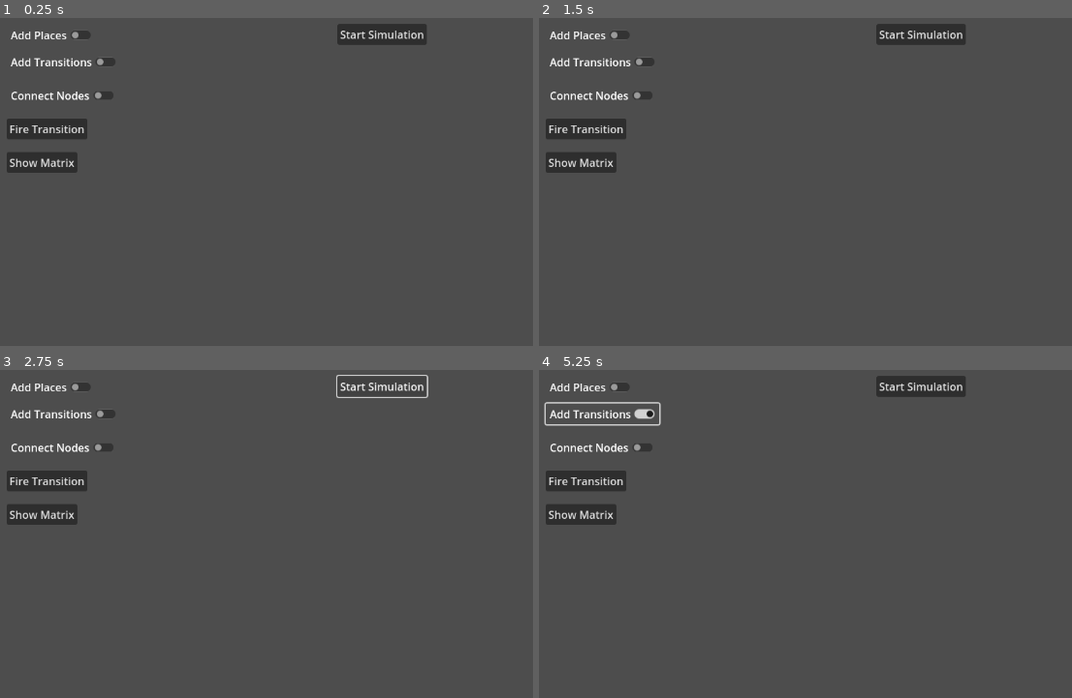
Above: before the commit, frames 1-4 (two rows, left to right).
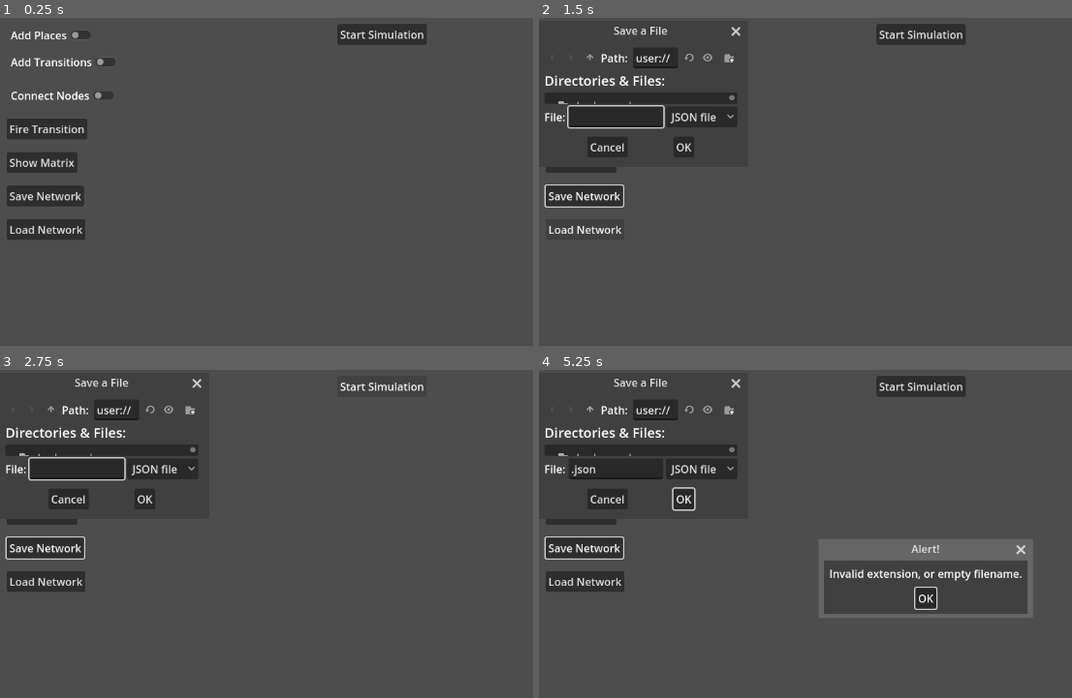
Above: after the commit, the same moments.

Repository: UltraMarineOwl/FuzzyPetriNetSim
Game: Godot game, scene res://Scenes/main.tscn
Same seed, same stepped clock (60 frames per second), same inputs: the game is played once before the commit and once after it.
Inputs (mouse positions are in pixels of both pictures, inside the frame that each line leads up to):
- Up to frame 1 (0.25 s): no input
- Up to frame 2 (1.5 s): click (586, 195) at 0.5 s, where only the run after the commit has a clickable "Save Network"; click (586, 227) at 1.25 s, where only the run after the commit has a clickable "Load Network"
- Up to frame 3 (2.75 s): click "Start Simulation" at 2 s
- Up to frame 4 (5.25 s): click "Start Simulation" at 2.75 s; click (682, 497) at 3.5 s, where only the run after the commit has a clickable "OK"; click (682, 497) at 4.25 s, where only the run after the commit has a clickable "OK"; click (592, 409) at 5.02 s

The runs differ from the first frame. In frame 1, 1.7% of the frame differs, in the area x 1-16%, y 51-68%; in frame 2, 6.4%; in frame 3, 7.3%; in frame 4, 11%, in the area x 0-93%, y 2-76%.

Commit message:
Fix connection update, saving system

Diff:
--- a/Scripts/Place.gd
+++ b/Scripts/Place.gd
@@ -40,7 +40,6 @@
 		if event.button_index == MOUSE_BUTTON_LEFT:
 			var mouse_pos = get_global_mouse_position()
 			if event.pressed and _is_mouse_over(mouse_pos):
-				_change_token_value()
 				is_dragging = true
 				drag_offset = position - mouse_pos
 			elif not event.pressed:
@@ -57,9 +56,16 @@
 				_change_token_value()
 	if event is InputEventMouseButton and event.double_click:
 		if event.button_index == MOUSE_BUTTON_LEFT:
+			is_dragging = false
 			var mouse_pos = get_global_mouse_position()
 			if _is_mouse_over(mouse_pos):
 				_prompt_token_value()
+	if event is InputEventMouseMotion and is_dragging:
+		position = get_global_mouse_position() + drag_offset
+		# После изменения позиции, перерисовать линии
+		var par = get_parent()
+		if par != null and par.has_method("_update_connections"):
+			par._update_connections()
 
 func _prompt_token_value() -> void:
 		# Создаём окно
--- a/Scripts/Transitions.gd
+++ b/Scripts/Transitions.gd
@@ -112,6 +112,12 @@
 	elif event is InputEventMouseMotion and is_dragging:
 		position = get_global_mouse_position() + drag_offset
 		_update_connections()
+	if event is InputEventMouseMotion and is_dragging:
+		position = get_global_mouse_position() + drag_offset
+		# После изменения позиции, перерисовать линии
+		var par = get_parent()
+		if par != null and par.has_method("_update_connections"):
+			par._update_connections()
 
 func _change_firing_threshold() -> void:
 	firing_threshold = max(0.0, firing_threshold - 0.1)
--- a/Scripts/main.gd
+++ b/Scripts/main.gd
@@ -5,6 +5,8 @@
 var TransitionScene = preload("res://Scenes/Transitions.tscn")
 
 @onready var connections_node: Node2D = $Connections
+@onready var file_dialog_save: FileDialog = FileDialog.new()
+@onready var file_dialog_load: FileDialog = FileDialog.new()
 
 # Переменные для кнопок режимов
 var place_mode_button: CheckButton
@@ -12,6 +14,8 @@
 var connect_mode_button: CheckButton
 var fire_button: Button  # Если необходимо
 var show_matrix: Button
+var save_button: Button
+var load_button: Button
 var mode_button_group: ButtonGroup = ButtonGroup.new()
 
 var is_place_mode_enabled: bool = false
@@ -73,6 +77,37 @@
 	add_child(show_matrix)
 	show_matrix.pressed.connect(_on_show_matrices_button_pressed)
 
+		#Saving system
+	# Создаем и настраиваем FileDialog для сохранения
+	file_dialog_save.file_mode = FileDialog.FILE_MODE_SAVE_FILE
+	file_dialog_save.filters = ["*.json ; JSON files"]
+	file_dialog_save.access = FileDialog.ACCESS_USERDATA
+	add_child(file_dialog_save)
+	file_dialog_save.file_selected.connect(_on_file_save_selected)
+
+	# Создаем и настраиваем FileDialog для загрузки
+	file_dialog_load.file_mode = FileDialog.FILE_MODE_OPEN_FILE
+	file_dialog_load.filters = ["*.json ; JSON files"]
+	file_dialog_load.access = FileDialog.ACCESS_USERDATA
+	add_child(file_dialog_load)
+	file_dialog_load.file_selected.connect(_on_file_load_selected)
+
+
+	 # 1) Кнопка для сохранения
+	save_button = Button.new()
+	save_button.text = "Save Network"
+	save_button.position = Vector2(10, 250)
+	add_child(save_button)
+	# Подключаем сигнал "pressed"
+	save_button.pressed.connect(_on_save_button_pressed)
+
+	# 2) Кнопка для загрузки
+	load_button = Button.new()
+	load_button.text = "Load Network"
+	load_button.position = Vector2(10, 300)
+	add_child(load_button)
+	load_button.pressed.connect(_on_load_button_pressed)
+
 	var normal_style = StyleBoxFlat.new()
 	normal_style.bg_color = Color.DARK_GRAY
 
@@ -87,8 +122,6 @@
 	place_mode_button.add_theme_color_override("font_color", Color.WHITE)
 	transition_mode_button.add_theme_color_override("font_color", Color.WHITE)
 	connect_mode_button.add_theme_color_override("font_color", Color.WHITE)
-
-
 
 func _on_place_mode_toggled(button_pressed: bool) -> void:
 	is_place_mode_enabled = button_pressed
@@ -114,7 +147,7 @@
 		selected_place = null
 		selected_transition = null
 
-func _create_place_at_position(position: Vector2) -> void:
+func _create_place_at_position(position: Vector2) -> Place:
 	var place: Place = PlaceScene.instantiate()
 	place.index = places.size()  # Индекс места = текущий размер массива
 	place.position = position
@@ -126,8 +159,9 @@
 
 	#place.token_value = 0.0  # Начальное значение метки
 	places.append(place) #добавляю запись для места
-
-func _create_transition_at_position(position: Vector2) -> void:
+	return place
+
+func _create_transition_at_position(position: Vector2) -> Transition:
 	var transition: Transition = TransitionScene.instantiate()
 	transition.index = transitions.size()
 	transition.position = position
@@ -136,6 +170,8 @@
 	add_child(transition)
 
 	transitions.append(transition)
+	return transition
+
 
 func _unhandled_input(event) -> void:
 	if event is InputEventMouseButton:
@@ -183,31 +219,6 @@
 				return grandparent_node
 	return null
 
-
-#func _handle_node_selection(node: Node) -> void:
-	#if node is Place:
-		#if selected_transition != null:
-			## Связываем переход и место
-			#selected_transition.output_places.append(node)
-			#_draw_connection(selected_transition, node)
-			## Сбрасываем выбор
-			#selected_transition = null
-			#print("Connected Transition to Place")
-		#else:
-			#selected_place = node
-			#print("Selected Place")
-	#elif node is Transition:
-		#if selected_place != null:
-			## Связываем место и переход
-			#node.input_places.append(selected_place)
-			#_draw_connection(selected_place, node) # Рисуется линии
-			## Сбрасываем выбор
-			#selected_place = null
-			#print("Connected Place to Transition")
-		#else:
-			#selected_transition = node
-			#print("Selected Transition")
-
 func _handle_node_selection(node: Node) -> void:
 	if selected_node == null:
 		selected_node = node
@@ -248,10 +259,35 @@
 	else:
 		print("Unsupported connection type.")
 
+func _connect_nodes_load(a: Node2D, b: Node2D, is_input: bool) -> void:
+	# Предположим, a - Place, b - Transition, и is_input=true => (Place -> Transition)
+	# Иначе (Transition -> Place).
+	if a is Place and b is Transition and is_input:
+		var place = a
+		var trans = b
+		# Добавляем в trans.input_places
+		if not trans.input_places.has(place):
+			trans.input_places.append(place)
+		# Установим weight, если нужно (вдруг 1.0 по умолчанию)
+		if not trans.input_weights.has(place.index):
+			trans.input_weights[place.index] = 1.0
+		# Рисуем стрелку
+		_draw_connection(place, trans)
+
+	elif a is Transition and b is Place and not is_input:
+		var trans = a
+		var place = b
+		if not trans.output_places.has(place):
+			trans.output_places.append(place)
+		if not trans.output_weights.has(place.index):
+			trans.output_weights[place.index] = 1.0
+		_draw_connection(trans, place)
+
 func _draw_connection(a: Node2D, b: Node2D) -> void:
 	# 1) Создаём узел, который будет хранить всё, что связано со стрелкой
 	var arrow_node = Node2D.new()
 	add_child(arrow_node)  # Обычно добавляем в $Connections или под Main
+	arrow_node.add_to_group("connections")  # Группа "connections"
 
 	# 2) Вычисляем глобальные координаты начала и конца
 	var start_pos = a.global_position
@@ -432,3 +468,214 @@
 	text_str += "\nPost matrix:\n"
 	for i in range(post.size()):
 		text_str += str(post[i]) + "\n"
+
+#@#############################Saving system code#####################################
+func save_network(file_path: String):
+	var data = {
+		"places": [],
+		"transitions": []
+	}
+
+	# Собираем данные о местах
+	for place in places:
+		var place_dict = {
+			"index": place.index,
+			"position": [place.position.x, place.position.y],
+			"token_value": place.token_value,
+			"element_name": place.element_name
+		}
+		data["places"].append(place_dict)
+
+	# Собираем данные о переходах
+	for transition in transitions:
+		var transition_dict = {
+			"index": transition.index,
+			"position": [transition.position.x, transition.position.y],
+			"firing_threshold": transition.firing_threshold,
+			"element_name": transition.element_name,
+			"input_weights": {},
+			"output_weights": {}
+		}
+
+		# Преобразуем словари input_weights и output_weights в Dict[str->float]
+		var in_w = {}
+		for place_idx in transition.input_weights.keys():
+			in_w[str(place_idx)] = transition.input_weights[place_idx]
+
+		var out_w = {}
+		for place_idx in transition.output_weights.keys():
+			out_w[str(place_idx)] = transition.output_weights[place_idx]
+
+		transition_dict["input_weights"] = in_w
+		transition_dict["output_weights"] = out_w
+
+		data["transitions"].append(transition_dict)
+
+	# Превращаем data в JSON
+	var json_str = JSON.stringify(data, "  ")  # второй аргумент - отступ (не обязательно)
+
+	var file = FileAccess.open(file_path, FileAccess.ModeFlags.WRITE)
+	if file:
+		file.store_string(json_str)
+		file.close()
+		print("Network saved to: ", file_path)
+	else:
+		print("Cannot open file for writing: ", file_path)
+
+func load_network(file_path: String) -> void:
+	var file = FileAccess.open(file_path, FileAccess.ModeFlags.READ)
+	if file == null:
+		print("Cannot open file for reading: ", file_path)
+		return
+
+	var json_str = file.get_as_text()
+	file.close()
+
+	var parser = JSON.new()
+	# parse(...) вернёт int (код ошибки), а не JSONParseResult
+	var error_code = parser.parse(json_str)
+	if error_code != OK:
+		# Выводим сообщение об ошибке через parser.get_error_message()
+		var err_msg = parser.get_error_message()
+		var err_line = parser.get_error_line()
+		print("JSON parse error at line ", err_line, ": ", err_msg)
+		return
+
+	var data = parser.get_data()
+	if not data.has("places") or not data.has("transitions"):
+		print("Invalid file format: no 'places' or 'transitions'")
+		return
+
+	# Удаляем все текущие элементы
+	# Это значит: очистить массив places, transitions, возможно удалить из сцены...
+	_clear_network()
+
+	# Загружаем places
+	for place_dict in data["places"]:
+		var p = _create_place_at_position(Vector2(
+			place_dict["position"][0],
+			place_dict["position"][1]
+		))
+		p.index = place_dict["index"]
+		p.token_value = place_dict["token_value"]
+		p.element_name = place_dict["element_name"]
+
+	# Загружаем массив transitions
+	for t_dict in data["transitions"]:
+		var t = _create_transition_at_position(Vector2(
+			t_dict["position"][0],
+			t_dict["position"][1]
+			))
+		t.index = t_dict["index"]
+		t.firing_threshold = t_dict["firing_threshold"]
+		t.element_name = t_dict["element_name"]
+
+		# Восстанавливаем input_weights/ output_weights
+		var in_w_dict = t_dict["input_weights"]
+		for k in in_w_dict.keys():
+			var place_idx = int(k)
+			var w = float(in_w_dict[k])
+			t.input_weights[place_idx] = w
+			if w != 0.0:   # Если вы храните нулевые => игнор?
+				# Сформируем связь и массив input_places
+				t.input_places.append(places[place_idx])
+
+		var out_w_dict = t_dict["output_weights"]
+		for k in out_w_dict.keys():
+			var place_idx = int(k)
+			var w = float(out_w_dict[k])
+			t.output_weights[place_idx] = w
+			if w != 0.0:
+				t.output_places.append(places[place_idx])
+
+	_rebuild_connections_after_load()
+
+	for p in places:
+		p.update_label()
+		p._update_name_label()
+	for tr in transitions:
+		tr.update_label()
+		tr._update_name_label()
+		tr._update_matrix_label()
+
+	print("Network loaded from: ", file_path)
+
+func _rebuild_connections():
+	for transition in transitions:
+		for place_idx in transition.input_weights.keys():
+			if transition.input_weights[place_idx] != 0.0:
+				var place = places[place_idx]
+				# Вместо прямого _draw_connection мы вызываем _connect_nodes,
+				# который делает и визуальное, и логическое соединение
+				_connect_nodes_load(place, transition, true)
+		for place_idx in transition.output_weights.keys():
+			if transition.output_weights[place_idx] != 0.0:
+				var place = places[place_idx]
+				_connect_nodes_load(place, transition, false)
+
+func _rebuild_connections_after_load():
+	# Удаляем (или не удаляем) старые линии, если у вас они были отдельно
+	# Если вы храните массив connections, почистите его, queue_free() и т.д.
+	var connections_node = $Connections
+	for child in connections_node.get_children():
+		child.queue_free()
+	# Проходим по каждому переходу
+	for t in transitions:
+		# Для каждого места, указанного как вход (в t.input_weights)
+		for place_idx in t.input_weights.keys():
+			var w = t.input_weights[place_idx]
+			if w != 0.0:
+				# Находим место
+				var p = places[place_idx]
+				# Вызываем метод, который делает "реальное" подключение: place -> transition
+				_connect_nodes_load(p, t, true)
+
+		# Для каждого места, указанного как выход (в t.output_weights)
+		for place_idx in t.output_weights.keys():
+			var w = t.output_weights[place_idx]
+			if w != 0.0:
+				var p = places[place_idx]
+				_connect_nodes_load(t, p, false)
+
+func _clear_network() -> void:
+	# Удаляем все места (очищаем массив places)
+	for p in places:
+		p.queue_free()
+	places.clear()
+
+	# Удаляем все переходы (очищаем массив transitions)
+	for t in transitions:
+		t.queue_free()
+	transitions.clear()
+
+	var con_nodes = get_tree().get_nodes_in_group("connections")
+	for c in con_nodes:
+		c.queue_free()
+
+func _on_save_button_pressed() -> void:
+	file_dialog_save.popup()
+
+func _on_file_save_selected(file_path: String) -> void:
+	save_network(file_path)
+
+func _on_load_button_pressed() -> void:
+	file_dialog_load.popup()
+
+func _on_file_load_selected(file_path: String) -> void:
+	load_network(file_path)
+
+#Update connections
+func _update_connections() -> void:
+	# Удалить старые линии
+	var con_nodes = get_tree().get_nodes_in_group("connections")
+	for c in con_nodes:
+		c.queue_free()
+	# Пройти по всем transitions, для каждого input_weights => (place -> transition),
+	# output_weights => (transition -> place). Вызываем _draw_connection
+	for t in transitions:
+		for place_idx in t.input_weights.keys():
+			if t.input_weights[place_idx] != 0.0:
+				_draw_connection(places[place_idx], t)
+		for place_idx in t.output_weights.keys():
+			if t.output_weights[place_idx] != 0.0:
+				_draw_connection(t, places[place_idx])
